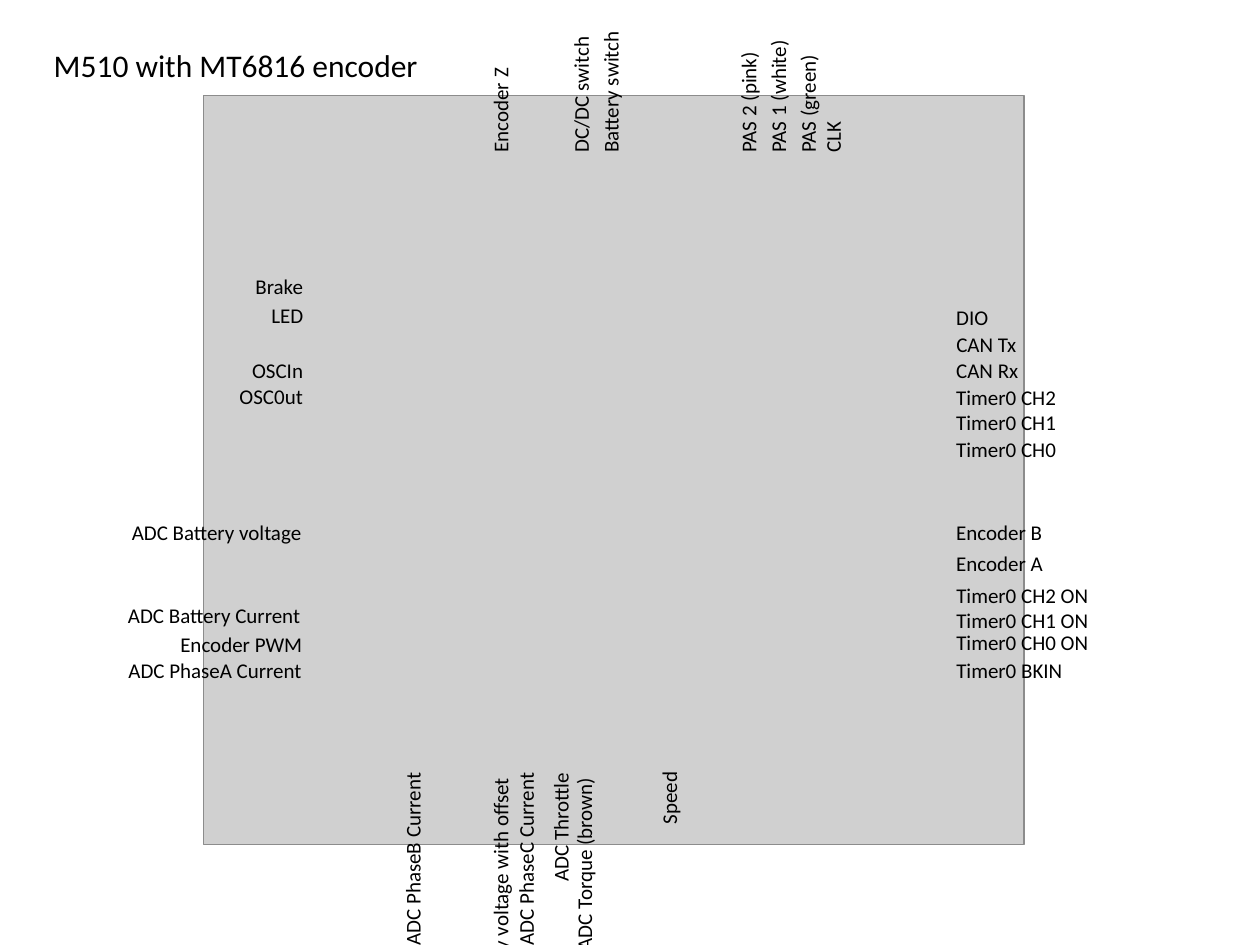
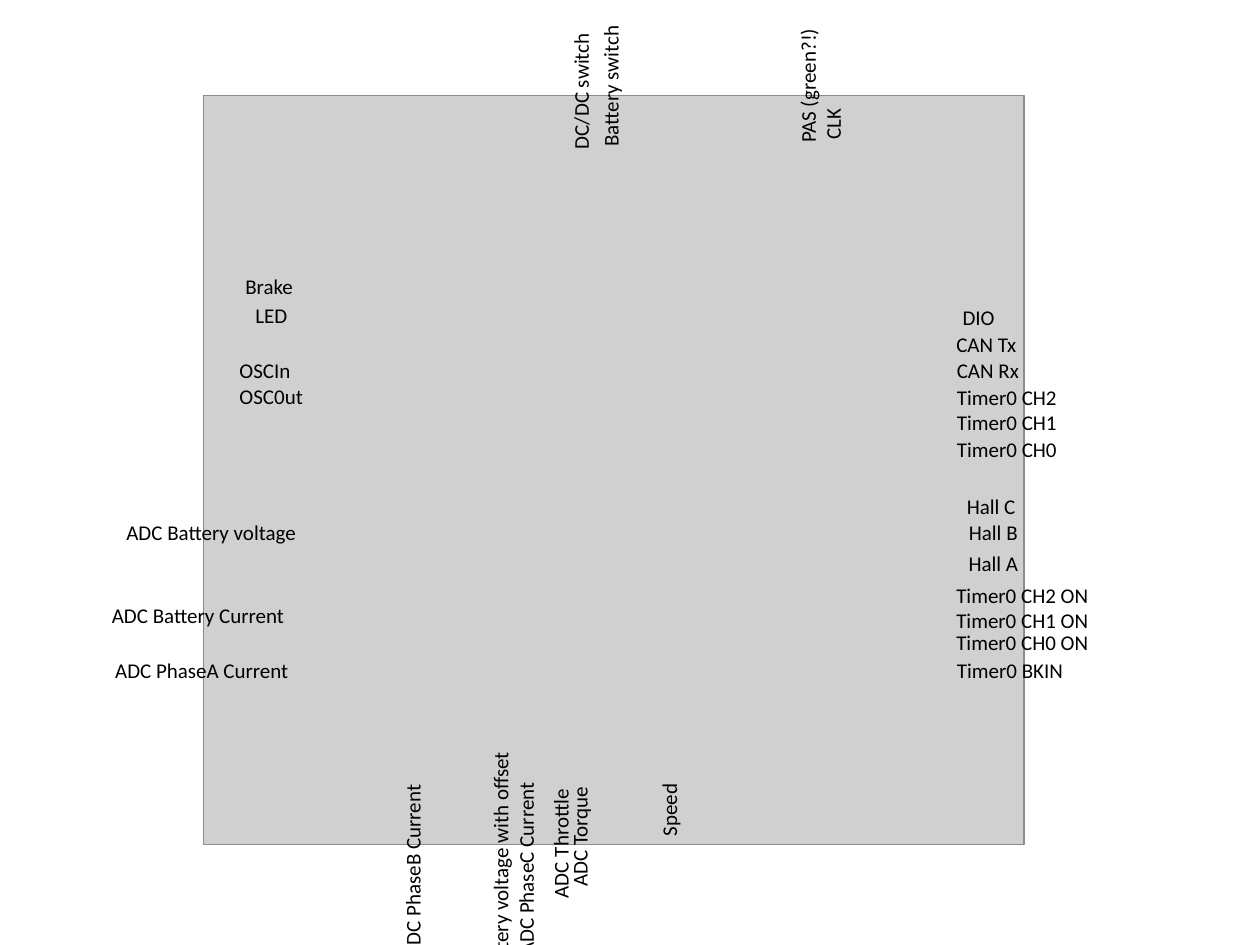
Before and after one commit to stancecoke/BAFANG_HUB_GD32F303RCT6, a slide deck: slide 1 of documentation/BANFANGHUB Pinout.pptx. Drawn at 1260x945 pixels with LibreOffice and Linux fonts; fonts in the diff are those of the drawing; grey boxes stand for pictures. Boxes give left, top, right and bottom in pixels: in the first picture for what was removed or moved away, otherwise in the second. Text is boxed around its words. In the diff, an @@ line names an element or a change of style, - is before the commit and + after.

```diff
--- a/documentation/BANFANGHUB Pinout.pptx
+++ b/documentation/BANFANGHUB Pinout.pptx
@@ text "DC/DC switch": place and size @@
-text "DC/DC switch" at [569,42,595,151]
+text "DC/DC switch" at [569,38,595,148]
@@ text "Battery switch": place and size @@
-text "Battery switch" at [599,36,625,151]
+text "Battery switch" at [599,31,625,145]
@@ text removed at [54,55,417,78] @@
-M510 with MT6816 encoder
@@ text removed at [736,56,762,151] @@
-PAS 2 (pink)
@@ text removed at [766,47,792,151] @@
-PAS 1 (white)
@@ text at [796,36,822,141]: text changed @@
-PAS (green)
+PAS (green?!)
@@ text removed at [488,69,514,151] @@
-Encoder Z
@@ text "CLK": place and size @@
-text "CLK" at [821,125,847,152]
+text "CLK" at [821,112,847,139]
@@ text "Brake": place and size @@
-text "Brake" at [255,279,303,294]
+text "Brake" at [245,279,293,294]
@@ text "DIO": place and size @@
-text "DIO" at [956,311,988,325]
+text "DIO" at [963,311,995,325]
@@ text "OSCIn": place and size @@
-text "OSCIn" at [252,364,303,378]
+text "OSCIn" at [239,364,290,378]
@@ text added at [967,499,1015,514], 12 pt, text #000000 @@
+Hall C
@@ text "ADC Battery voltage": place and size @@
-text "ADC Battery voltage" at [132,523,301,547]
+text "ADC Battery voltage" at [126,523,296,547]
@@ text at [969,525,1017,540]: text changed @@
-Encoder B
+Hall B
@@ text at [969,556,1018,571]: text changed @@
-Encoder A
+Hall A
@@ 3 texts: place and size @@
-3 texts at [128,309,303,684]
+3 texts at [112,309,288,684]
@@ text removed at [180,634,302,658] @@
-Encoder PWM
@@ text "ADC Battery voltage with offset": place and size @@
-text "ADC Battery voltage with offset" at [488,782,514,934]
+text "ADC Battery voltage with offset" at [488,756,514,908]
@@ 3 texts: place and size @@
-3 texts at [401,777,683,903]
+3 texts at [401,788,683,914]
@@ text "ADC Throttle": place and size @@
-text "ADC Throttle" at [549,779,575,881]
+text "ADC Throttle" at [549,795,575,897]
@@ text at [568,792,594,886]: text changed @@
-ADC Torque (brown)
+ADC Torque
```
Also in this commit, not shown: 1 slide removed, 30 other files.
